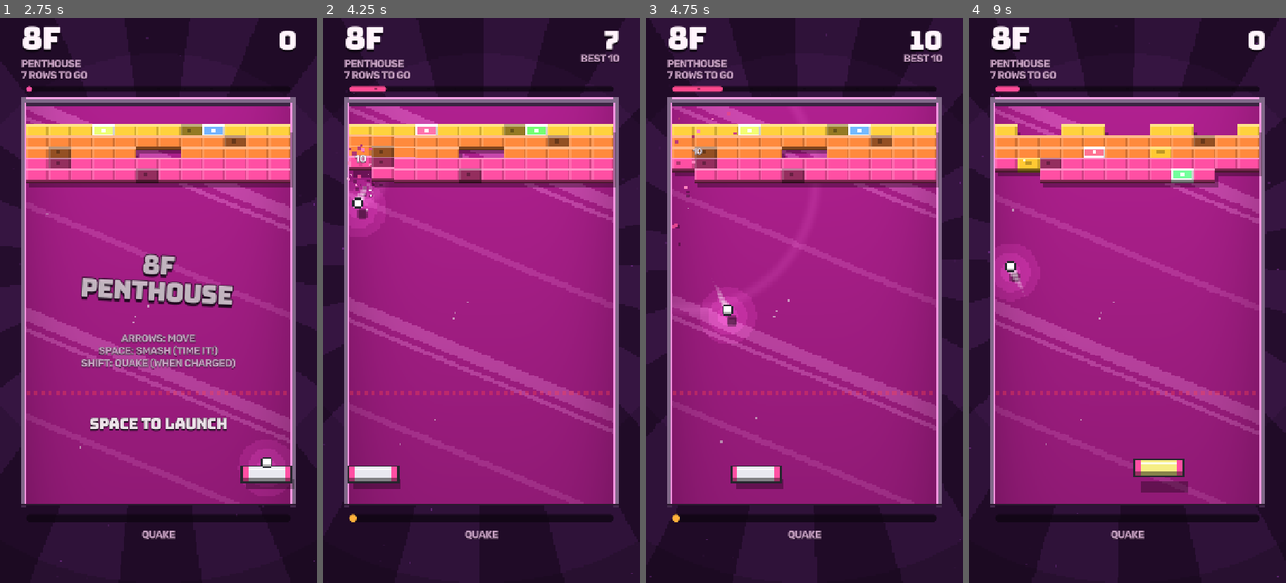
Above: before the commit, frames 1-4 (left to right).
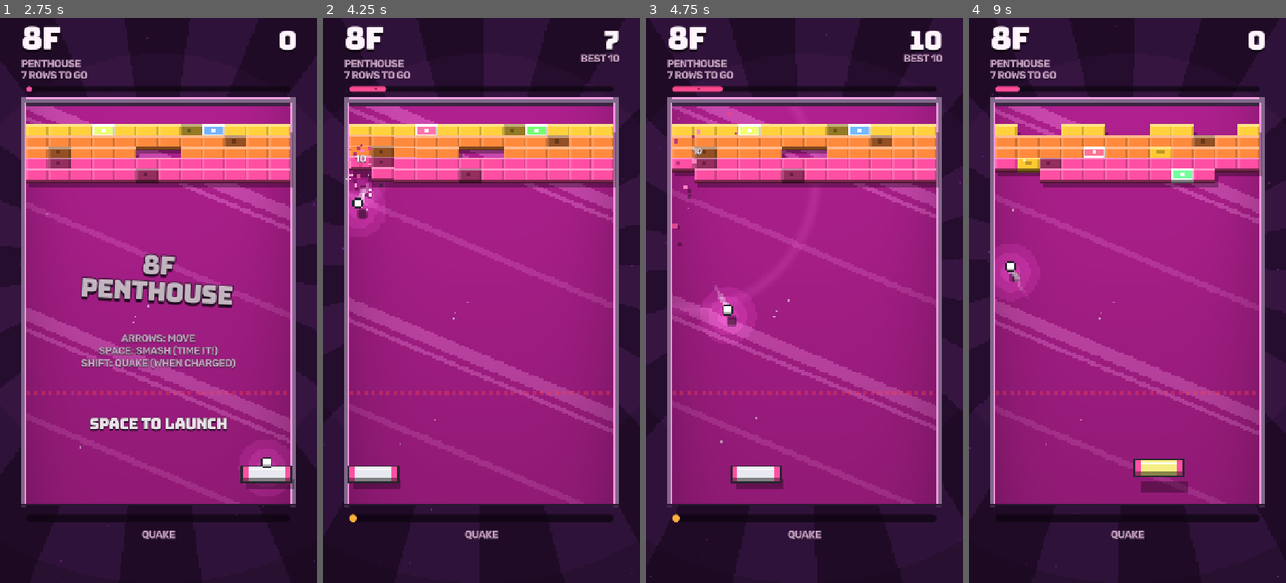
Above: after the commit, the same moments.

Repository: Pigmassacre/Breakhaus
Game: Godot game, scene res://src/main.tscn
Same seed, same stepped clock (60 frames per second), same inputs: the game is played once before the commit and once after it.
Inputs (mouse positions are in pixels of both pictures, inside the frame that each line leads up to):
- Up to frame 1 (2.75 s): tap Enter (ui_accept) at 0.5, 0.77, 2 s; move the mouse to (228, 272) at 0.52 s; hold Right (move_right) 0.53-1.25 s; hold Shift (quake) 0.53-1.25 s; click (228, 272) at 0.67 s; drag from (95, 328) to (142, 413) at 1.27 s; move the mouse to (190, 176) at 2.02 s; hold Right (move_right) from 2.03 s (still down); hold Space (smash) from 2.03 s (still down); tap Shift (quake) at 2.3 s
- Up to frame 2 (4.25 s): release Right (move_right) at 2.75 s; release Space (smash) at 2.75 s; drag from (465, 413) to (386, 215) at 2.77 s; move the mouse to (576, 385) at 3.52 s; hold Left (move_left) from 3.53 s (still down); hold Shift (quake) from 3.53 s (still down); tap E at 3.6 s; tap Enter (ui_accept) at 3.77 s
- Up to frame 3 (4.75 s): release Left (move_left) at 4.25 s; release Shift (quake) at 4.25 s; drag from (709, 215) to (756, 159) at 4.27 s
- Up to frame 4 (9 s): move the mouse to (1143, 300) at 5.02 s; hold Down (ui_down) 5.03-5.75 s; hold Shift (quake) 5.03-5.75 s; tap P at 5.1 s; click (1143, 300) at 5.17 s; click "RESTART" at 5.75 s; tap Enter (ui_accept) at 6.5, 7.25, 7.52 s; drag from (1079, 159) to (1064, 328) at 6.52 s; move the mouse to (1197, 272) at 7.27 s; hold Up (ui_up) 7.28-8 s; hold Shift (quake) 7.28-8 s; drag from (1064, 328) to (1111, 413) at 8.02 s; move the mouse to (1159, 176) at 8.77 s; hold Down (ui_down) from 8.78 s (still down); hold Shift (quake) from 8.78 s (still down); tap Z at 8.85 s

Frame 1 is identical in both runs. In frame 2, 0.1% of the frame differs, in the area x 7-19%, y 22-34%; in frame 3, less than 0.1%; in frame 4, less than 0.1%.

Commit message:
Effects in whole art pixels on the board's grid
Pixels draws squares, rings and stepped lines a cell at a time, snapped to
the board's PX grid. The pickups' rings, the trails, every particle and
the lightning use it, so none has smaller pixels than the sprites round
it. The pickups no longer scale (pop and breathing), the shield's wobble
is a whole pixel, and the ball squashes into 8x4 and 4x8 shapes of its
own instead of stretching its pixels.

Co-Authored-By: Claude Opus 5.5 <noreply@anthropic.com>

Diff:
--- a/src/play/board_view.gd
+++ b/src/play/board_view.gd
@@ -109,7 +109,8 @@
 	bright.a = a
 	var x := 0.0
 	while x < Balance.BOARD_W:
-		var wobble := sin(board.clock * 8.0 + x * 0.05) * PX * 0.5
+		# A pixel up or down, never part of one.
+		var wobble := roundf(sin(board.clock * 8.0 + x * 0.05) * 0.75) * PX
 		draw_rect(Rect2(x, y + wobble, PX * 3.0, PX), bright)
 		x += PX * 4.0
 
@@ -159,10 +160,9 @@
 	return PX * 3.0 + (sin(p["t"] * 5.0) * 0.5 + 0.5) * PX * 3.0
 
 
-## The pickup's size: popping up as it comes out, then breathing.
-func _pickup_scale(p: Dictionary) -> float:
-	var pop := clampf(p["t"] * 5.0, 0.0, 1.0)
-	return PX * (0.4 + 0.6 * pop) * (1.0 + 0.08 * sin(p["t"] * 10.0))
+## The pickup's size: always one art pixel to one of its own (the ring round it does the pulsing).
+func _pickup_scale(_p: Dictionary) -> float:
+	return PX
 
 
 func _draw_pickups() -> void:
@@ -175,7 +175,7 @@
 		var pulse := fmod(p["t"] * 1.5, 1.0)
 		var ring := c if not info.get("bad", false) else Color("ff2020")
 		ring.a = (1.0 - pulse) * 0.8
-		draw_arc(at, PX * (5.0 + pulse * 5.0), 0.0, TAU, 16, ring, PX * 0.75)
+		Pixels.ring(self, at, 5.0 + pulse * 5.0, 1, ring)
 		Pickups.draw_icon(self, kind, at, _pickup_scale(p))
 
 
@@ -253,29 +253,35 @@
 		var n := ball.trail.size()
 		for i in n:
 			var t := float(i + 1) / (n + 1)
-			var s := Balance.BALL_R * 2.0 * t * 0.8
+			var s := roundi(Balance.BALL_R * 2.0 * t * 0.8 / PX)
 			var tc := c
 			if board.fever > 0.0:
 				# A rainbow streaming out behind.
 				tc = Color.from_hsv(fmod(board.clock * 1.5 + (n - i) * 0.07, 1.0), 0.8, 1.0)
 			tc.a = t * (0.5 if not ball.smashed and board.fever <= 0.0 else 0.8)
-			draw_rect(Rect2(ball.trail[i] - Vector2(0, lift + ball.z) - Vector2(s, s) * 0.5, Vector2(s, s)), tc)
-		var at := ball.pos - Vector2(0, lift + ball.z)
-		# Squashed along the way it was hit, without turning the pixels.
-		var turn := Transform2D(ball.squash_angle, Vector2.ZERO)
-		var squash := turn * Transform2D.IDENTITY.scaled(Vector2(ball.squash, 1.0 / ball.squash)) * turn.affine_inverse()
-		squash.origin = at
-		draw_set_transform_matrix(squash)
-		# The original's ball: six art pixels round, with a dark rim and a shine.
-		var dark := Color("26262e")
-		draw_rect(Rect2(-2 * PX, -3 * PX, 4 * PX, 6 * PX), dark)
-		draw_rect(Rect2(-3 * PX, -2 * PX, 6 * PX, 4 * PX), dark)
-		draw_rect(Rect2(-2 * PX, -2 * PX, 4 * PX, 4 * PX), c)
-		draw_rect(Rect2(-1 * PX, -3 * PX + PX, 2 * PX, PX), c)
-		draw_set_transform(at, 0.0, Vector2.ONE)
-		draw_rect(Rect2(-2 * PX, -2 * PX + PX * 3.0, 4 * PX, PX), c.darkened(0.3))
-		draw_rect(Rect2(-PX, -PX - PX * 0.0, PX, PX), Color.WHITE)
-		draw_set_transform(Vector2.ZERO, 0.0, Vector2.ONE)
+			Pixels.square(self, ball.trail[i] - Vector2(0, lift + ball.z), s, tc)
+		_draw_ball(ball, ball.pos - Vector2(0, lift + ball.z), c)
+
+
+## The original's ball: six art pixels round, with a dark rim, a shine and a shaded bottom. Just hit,
+## it squashes the pixel-art way, into a shape of its own (8 by 4 off a floor or ceiling, 4 by 8 off
+## a wall) rather than by stretching its pixels.
+func _draw_ball(ball: Ball, at: Vector2, c: Color) -> void:
+	var dark := Color("26262e")
+	var shape := 0
+	if ball.squash < 0.85:
+		var n := Vector2.from_angle(ball.squash_angle)
+		shape = 1 if absf(n.y) >= absf(n.x) else 2
+	# Each: the rim as two crossed rects, the inside, the shaded row and the shine, in pixels from the middle.
+	var parts: Array = [
+		[Rect2(-2, -3, 4, 6), Rect2(-3, -2, 6, 4), Rect2(-2, -2, 4, 4), Rect2(-2, 1, 4, 1), Rect2(-1, -1, 1, 1)],
+		[Rect2(-3, -2, 6, 4), Rect2(-4, -1, 8, 2), Rect2(-3, -1, 6, 2), Rect2(-3, 0, 6, 1), Rect2(-2, -1, 1, 1)],
+		[Rect2(-2, -3, 4, 6), Rect2(-1, -4, 2, 8), Rect2(-1, -3, 2, 6), Rect2(-1, 2, 2, 1), Rect2(-1, -2, 1, 1)],
+	][shape]
+	var colors := [dark, dark, c, c.darkened(0.3), Color.WHITE]
+	for i in parts.size():
+		var r: Rect2 = parts[i]
+		draw_rect(Rect2(at + r.position * PX, r.size * PX), colors[i])
 
 
 func _draw_rockets() -> void:
@@ -298,5 +304,9 @@
 		var lifted := PackedVector2Array()
 		for p in points:
 			lifted.append(p - Vector2(0, Balance.BLOCK_DEPTH))
-		draw_polyline(lifted, glow, PX * 2.5)
-		draw_polyline(lifted, core, PX * 0.75)
+		var glow_drawn := {}
+		var core_drawn := {}
+		for i in lifted.size() - 1:
+			Pixels.line(self, lifted[i], lifted[i + 1], glow, 3, glow_drawn)
+		for i in lifted.size() - 1:
+			Pixels.line(self, lifted[i], lifted[i + 1], core, 1, core_drawn)
--- a/src/play/particles.gd
+++ b/src/play/particles.gd
@@ -166,9 +166,13 @@
 		var k := kind[i]
 		if k == Kind.SPARK or k == Kind.SMOKE or k == Kind.EMBER:
 			continue
-		var s := size[i]
 		var off := Vector2(1.0, 1.0) * (Balance.PX + z[i] * 0.35)
-		canvas.draw_rect(Rect2(pos[i] + off - Vector2(s, s) * 0.5, Vector2(s, s)), shadow)
+		Pixels.square(canvas, pos[i] + off, _px(size[i]), shadow)
+
+
+## A size in board units as whole art pixels, one at least.
+static func _px(s: float) -> int:
+	return maxi(roundi(s / Balance.PX), 1)
 
 
 func draw(canvas: CanvasItem) -> void:
@@ -181,18 +185,18 @@
 			Kind.CHUNK:
 				if t < 0.25:
 					s *= t / 0.25
-				canvas.draw_rect(Rect2(p - Vector2(s, s) * 0.5, Vector2(s, s)), c)
+				if s >= Balance.PX * 0.5:
+					Pixels.square(canvas, p, _px(s), c)
 			Kind.SHARD:
 				var glint := c.lerp(Color.WHITE, 0.5 + 0.5 * sin(life[i] * 30.0 + i))
-				canvas.draw_rect(Rect2(p - Vector2(s, s * 0.5) * 0.5, Vector2(s, s * 0.5)), glint)
+				Pixels.rect(canvas, p, _px(s), _px(s * 0.5), glint)
 			Kind.SPARK:
 				c.a *= minf(t * 2.0, 1.0)
 				var tail := vel[i] * 0.02
-				canvas.draw_line(p, p - tail, c, s)
+				Pixels.line(canvas, p, p - tail, c, 1, {})
 			Kind.EMBER:
 				c.a *= t
-				var flick := s * (0.7 + 0.3 * sin(life[i] * 40.0 + i))
-				canvas.draw_rect(Rect2(p - Vector2(flick, flick) * 0.5, Vector2(flick, flick)), c)
+				Pixels.square(canvas, p, _px(s * (0.7 + 0.3 * sin(life[i] * 40.0 + i))), c)
 			Kind.SMOKE:
 				c.a *= t * t
-				canvas.draw_rect(Rect2(p - Vector2(s, s) * 0.5, Vector2(s, s)), c)
+				Pixels.square(canvas, p, _px(s), c)
--- /dev/null
+++ b/src/play/pixels.gd
@@ -0,0 +1,56 @@
+class_name Pixels
+## Effects drawn in whole art pixels on the board's own grid, so that a ring,
+## a spark or a bolt is made of the same size of pixel as the blocks and
+## sprites round it. Sprites still move smoothly between pixels; their
+## effects snap to the grid. Every size here is in art pixels (PX board
+## units each).
+
+const PX := Balance.PX
+
+
+## The grid cell `at` is in (its top left corner, in board units).
+static func snap(at: Vector2) -> Vector2:
+	return (at / PX).floor() * PX
+
+
+## A square `size` pixels across (at least one) round `center`, on the grid.
+static func square(canvas: CanvasItem, center: Vector2, size: int, color: Color) -> void:
+	size = maxi(size, 1)
+	canvas.draw_rect(Rect2(snap(center - Vector2.ONE * (size * PX * 0.5) + Vector2.ONE * PX * 0.5), Vector2.ONE * size * PX), color)
+
+
+## A rectangle `w` by `h` pixels round `center`, on the grid.
+static func rect(canvas: CanvasItem, center: Vector2, w: int, h: int, color: Color) -> void:
+	var size := Vector2(maxi(w, 1), maxi(h, 1)) * PX
+	canvas.draw_rect(Rect2(snap(center - size * 0.5 + Vector2.ONE * PX * 0.5), size), color)
+
+
+## A ring `radius` pixels out from `center` and `width` pixels thick: every cell whose middle is in it.
+static func ring(canvas: CanvasItem, center: Vector2, radius: float, width: int, color: Color) -> void:
+	# Centred on a grid corner, so the ring comes out the same all the way round.
+	var c := (center / PX).round()
+	var reach := ceili(radius) + 1
+	var inner := radius - width
+	for y in range(-reach, reach):
+		for x in range(-reach, reach):
+			var d := Vector2(x + 0.5, y + 0.5).length()
+			if d <= radius and d > inner:
+				canvas.draw_rect(Rect2((c + Vector2(x, y)) * PX, Vector2(PX, PX)), color)
+
+
+## A line of pixels from `a` to `b`, `width` thick. Cells already in `drawn` (Vector2i keys) are skipped,
+## so a see-through polyline doesn't darken where its pieces meet; pass one Dictionary for a whole line.
+static func line(canvas: CanvasItem, a: Vector2, b: Vector2, color: Color, width := 1, drawn := {}) -> void:
+	var from := (a / PX).floor()
+	var to := (b / PX).floor()
+	var steps := maxi(int(maxf(absf(to.x - from.x), absf(to.y - from.y))), 1)
+	var half := (width - 1) / 2
+	for i in steps + 1:
+		var cell := Vector2i(from.lerp(to, float(i) / steps).round())
+		for oy in range(-half, width - half):
+			for ox in range(-half, width - half):
+				var at := cell + Vector2i(ox, oy)
+				if drawn.has(at):
+					continue
+				drawn[at] = true
+				canvas.draw_rect(Rect2(Vector2(at) * PX, Vector2(PX, PX)), color)
Not shown, added: src/play/pixels.gd.uid
Not shown, changed: README.md
